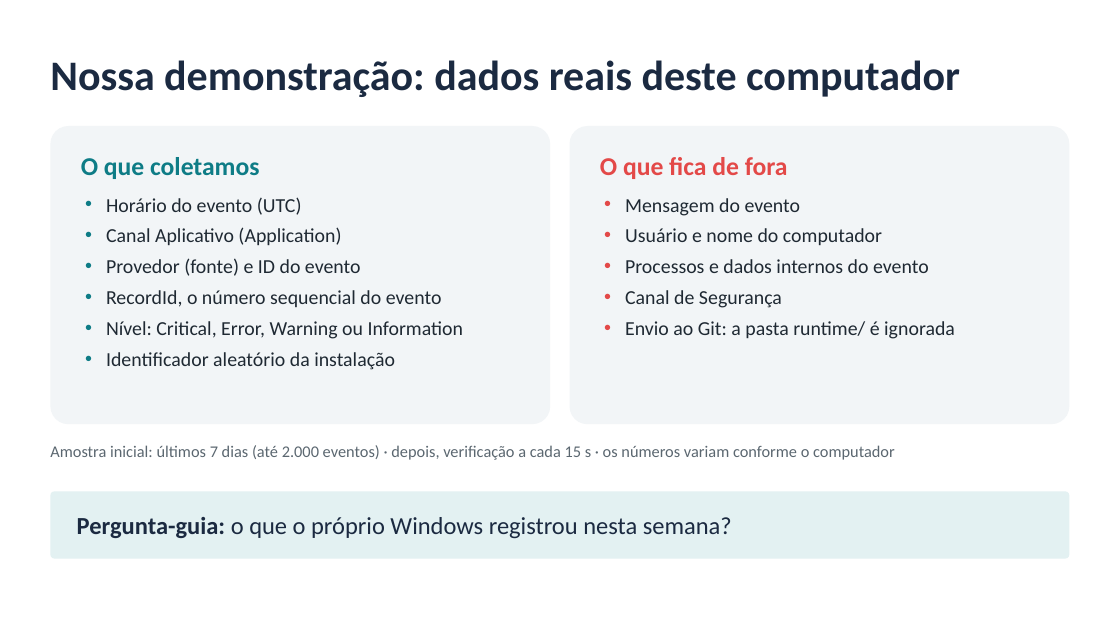
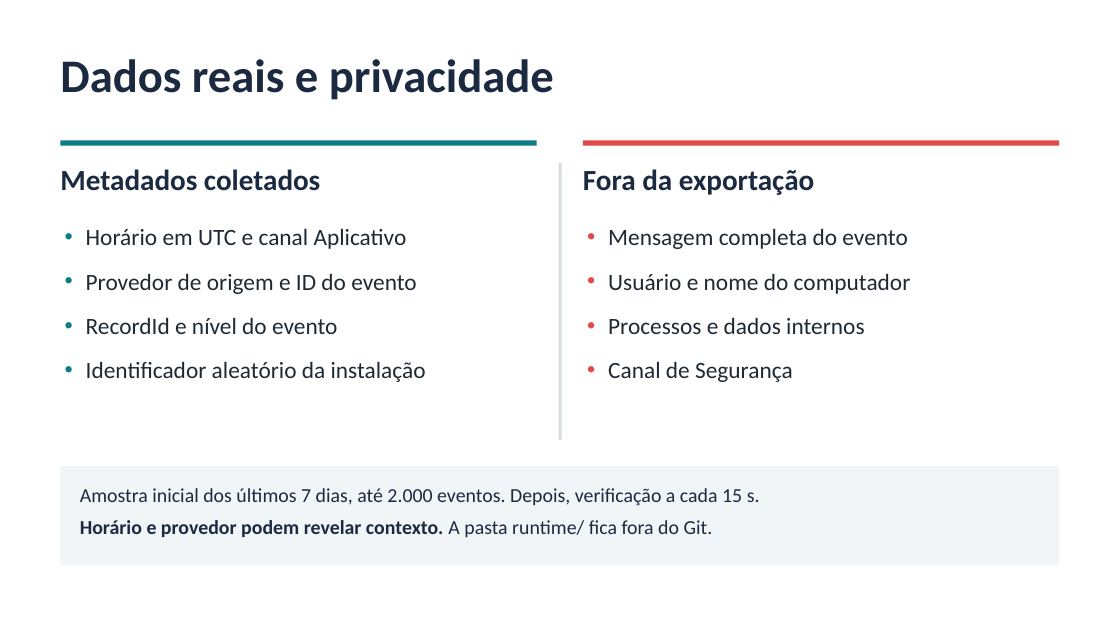
Before and after one commit to LuidyOn/Seminario_Kibana, a slide deck: slide 8 of slides/seminario_kibana.pptx. Drawn at 1120x630 pixels with LibreOffice and Linux fonts; fonts in the diff are those of the drawing. Boxes give left, top, right and bottom in pixels: in the first picture for what was removed or moved away, otherwise in the second. Text is boxed around its words. In the diff, an @@ line names an element or a change of style, - is before the commit and + after.

Commit message:
Simplifica a inicialização e refina o seminário Kibana

```diff
--- a/slides/seminario_kibana.pptx
+++ b/slides/seminario_kibana.pptx
@@ title at (60, 59, 554, 100): text changed; size 36 to 40 pt @@
-Nossa demonstração: dados reais deste computador
+Dados reais e privacidade
@@ rectangle added at (60, 140, 537, 146), fill #0E7C86 @@
@@ rectangle added at (583, 140, 1060, 146), fill #E34948 @@
@@ text added at (60, 169, 320, 191), 25 pt, text #1B2A41, bold @@
+Metadados coletados
@@ rectangle added at (559, 163, 562, 440), fill #D5DDE3 @@
@@ text added at (583, 169, 814, 195), 25 pt, text #1B2A41, bold @@
+Fora da exportação
@@ text "Horário em UTC e canal ..." at (86, 228, 426, 382): fill #F2F5F7 to none @@
@@ text "Horário em UTC e canal ...": place and size @@
-text "Horário em UTC e canal ..." at (50, 126, 550, 424)
+text "Horário em UTC e canal ..." at (86, 228, 426, 382)
@@ text at (86, 228, 416, 334): text changed; size 17 to 20 pt @@
-O que coletamos
-• Horário do evento (UTC)
-• Canal Aplicativo (Application)
-• Provedor (fonte) e ID do evento
-• RecordId, o número sequencial do evento
-• Nível: Critical, Error, Warning ou Information
+• Horário em UTC e canal Aplicativo
+• Provedor de origem e ID do evento
+• RecordId e nível do evento
@@ text "Mensagem completa do evento": place and size @@
-text "Mensagem completa do evento" at (570, 126, 1070, 424)
+text "Mensagem completa do evento" at (608, 228, 911, 382)
@@ text "Mensagem completa do evento" at (608, 228, 911, 382): fill #F2F5F7 to none @@
@@ text at (608, 228, 907, 249): text changed; size 17 to 20 pt @@
-O que fica de fora
-• Mensagem do evento
+• Mensagem completa do evento
@@ text at (608, 273, 911, 382): size 17 to 20 pt in "Usuário e nome do computador", "Canal de Segurança"; more space between paragraphs @@
@@ text at (608, 317, 864, 334): text changed; size 17 to 20 pt @@
-• Processos e dados internos do evento
+• Processos e dados internos
@@ text at (625, 321, 955, 339): paragraph removed @@
-• Envio ao Git: a pasta runtime/ é ignorada
@@ text at (86, 361, 426, 382): size 17 to 20 pt in "Identificador aleatório da instalação"; more space between paragraphs @@
@@ rectangle added at (60, 466, 1060, 565), fill #F2F5F7 @@
@@ rounded rectangle removed at (50, 492, 1070, 559) @@
-Pergunta-guia: o que o próprio Windows registrou nesta semana?
@@ text at (80, 488, 760, 538): text changed; size 14 to 17 pt; text colour #5B6770 to #1B2A41 @@
-Amostra inicial: últimos 7 dias (até 2.000 eventos) · depois, verificação a cada 15 s · os números variam conforme o computador
+Amostra inicial dos últimos 7 dias, até 2.000 eventos. Depois, verificação a cada 15 s.
+Horário e provedor podem revelar contexto. A pasta runtime/ fica fora do Git.
```
Also in this commit, not shown: 2 other slides changed, 10 slides added, 9 slides removed, 15 other files.
